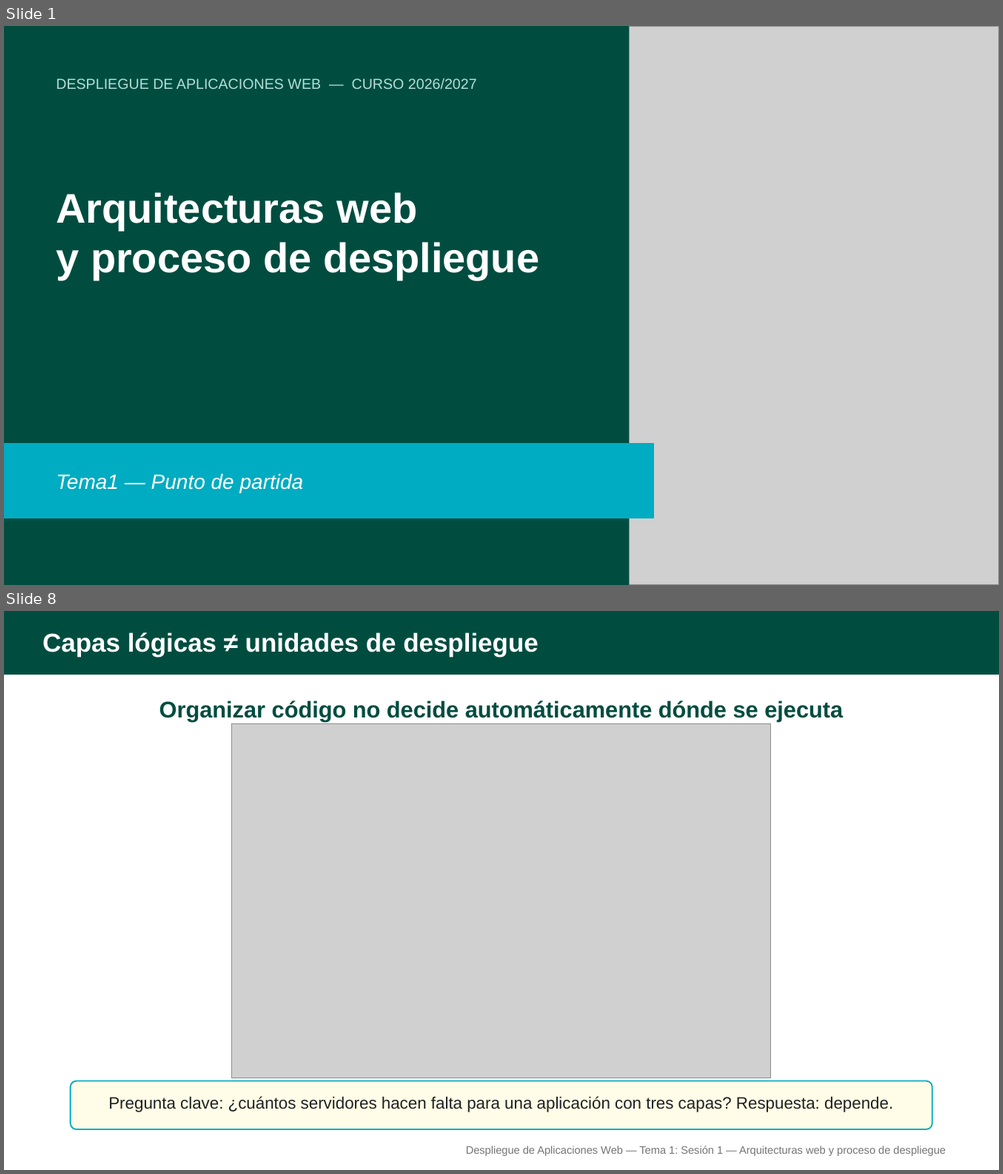
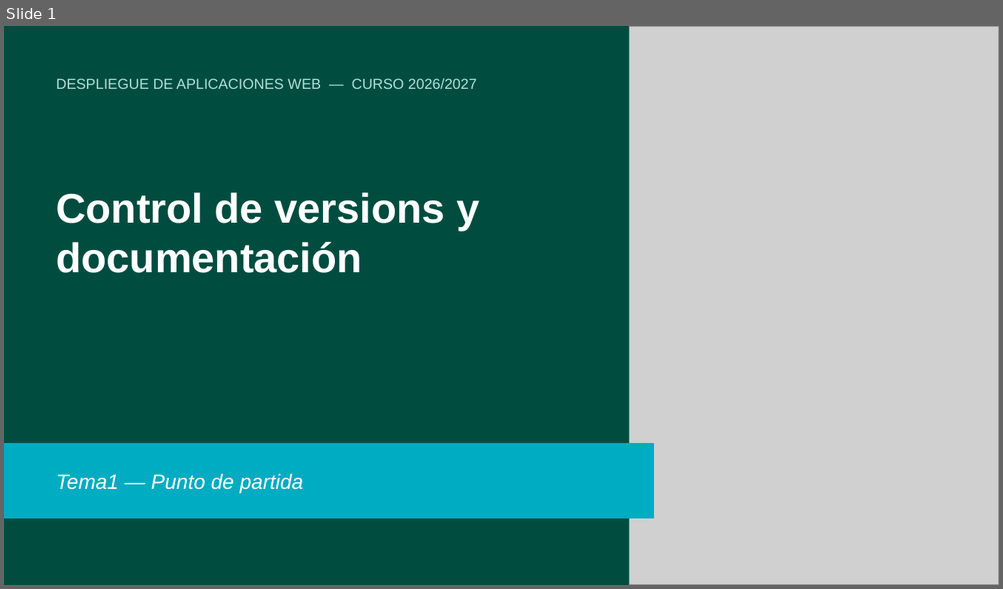
Before and after one commit to alejandroroig/despliegue-daw, a slide deck: docs/tema1/diapositivas/control_versiones_documentacion.pptx. Shown one above the other, each under a label of ours: slides 1 and 8 before the commit, slide 1 after it; the slides between them are not shown. The pictures are 1003x1174 and 1003x589 pixels, drawn with LibreOffice and Linux fonts; fonts in the diff are those of the drawing; grey boxes stand for pictures. Boxes give left, top, right and bottom in pixels: in the first picture for what was removed or moved away, otherwise in the second. Text is boxed around its words. In the diff, an @@ line names an element or a change of style, - is before the commit and + after.

```diff
--- a/docs/tema1/diapositivas/control_versiones_documentacion.pptx
+++ b/docs/tema1/diapositivas/control_versiones_documentacion.pptx
@@ slide 8 removed at [4, 611, 999, 1170], background #FFFFFF @@
@@ rectangle removed at [4, 611, 999, 675] @@
@@ text removed at [42, 632, 538, 657] @@
-Capas lógicas ≠ unidades de despliegue
@@ text removed at [159, 701, 842, 722] @@
-Organizar código no decide automáticamente dónde se ejecuta
@@ picture removed at [232, 723, 770, 1078] @@
@@ rounded rectangle removed at [71, 1081, 932, 1130] @@
@@ text removed at [108, 1096, 893, 1113] @@
-Pregunta clave: ¿cuántos servidores hacen falta para una aplicación con tres capas? Respuesta: depende.
@@ text removed at [466, 1146, 945, 1156] @@
-Despliegue de Aplicaciones Web — Tema 1: Sesión 1 — Arquitecturas web y proceso de despliegue
@@ slide 1 changed as well @@
@@ text at [56, 192, 479, 273]: text changed @@
-Arquitecturas web
-y proceso de despliegue
+Control de versions y documentación
```
Also in this commit, not shown: 2 other slides changed, 12 slides added, 10 other slides removed, 3 other files.
